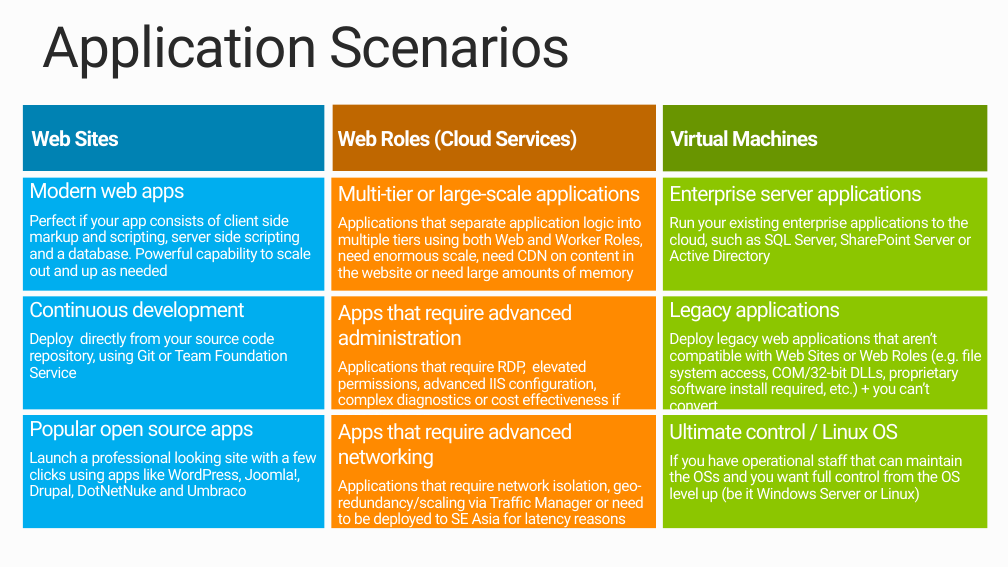
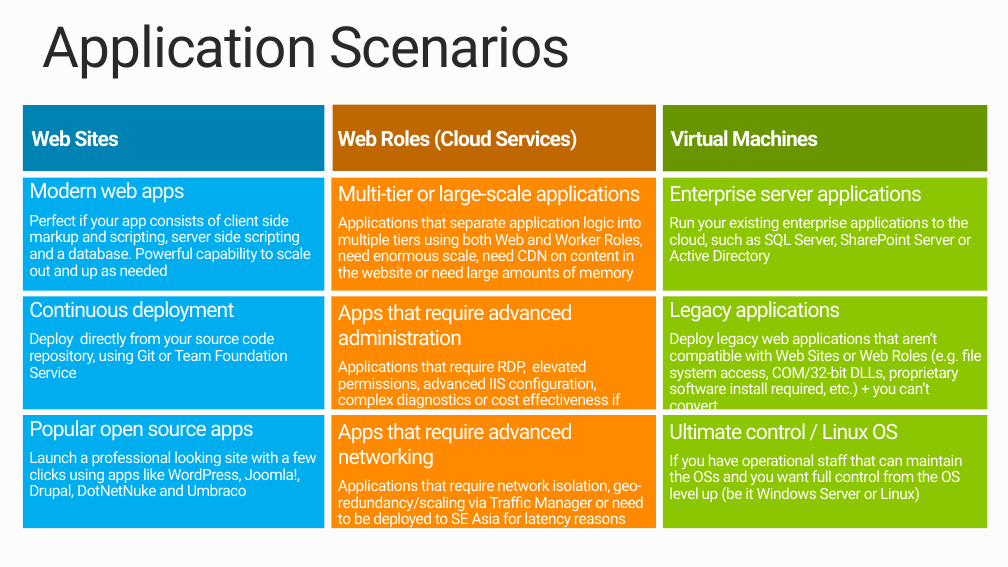
Before and after one commit to MRCollective/WindowsAzureBootcampPerth2014, a slide deck: slide 25 of 2_WebApps/WebApps.pptx. Drawn at 1008x567 pixels with LibreOffice and Linux fonts; fonts in the diff are those of the drawing. Boxes give left, top, right and bottom in pixels: in the first picture for what was removed or moved away, otherwise in the second. Text is boxed around its words. In the diff, an @@ line names an element or a change of style, - is before the commit and + after.

Commit message:
Correction

```diff
--- a/2_WebApps/WebApps.pptx
+++ b/2_WebApps/WebApps.pptx
@@ text in rounded rectangle at (x1=29, y1=301, x2=234, y2=322): text changed @@
-Continuous development
+Continuous deployment
```
